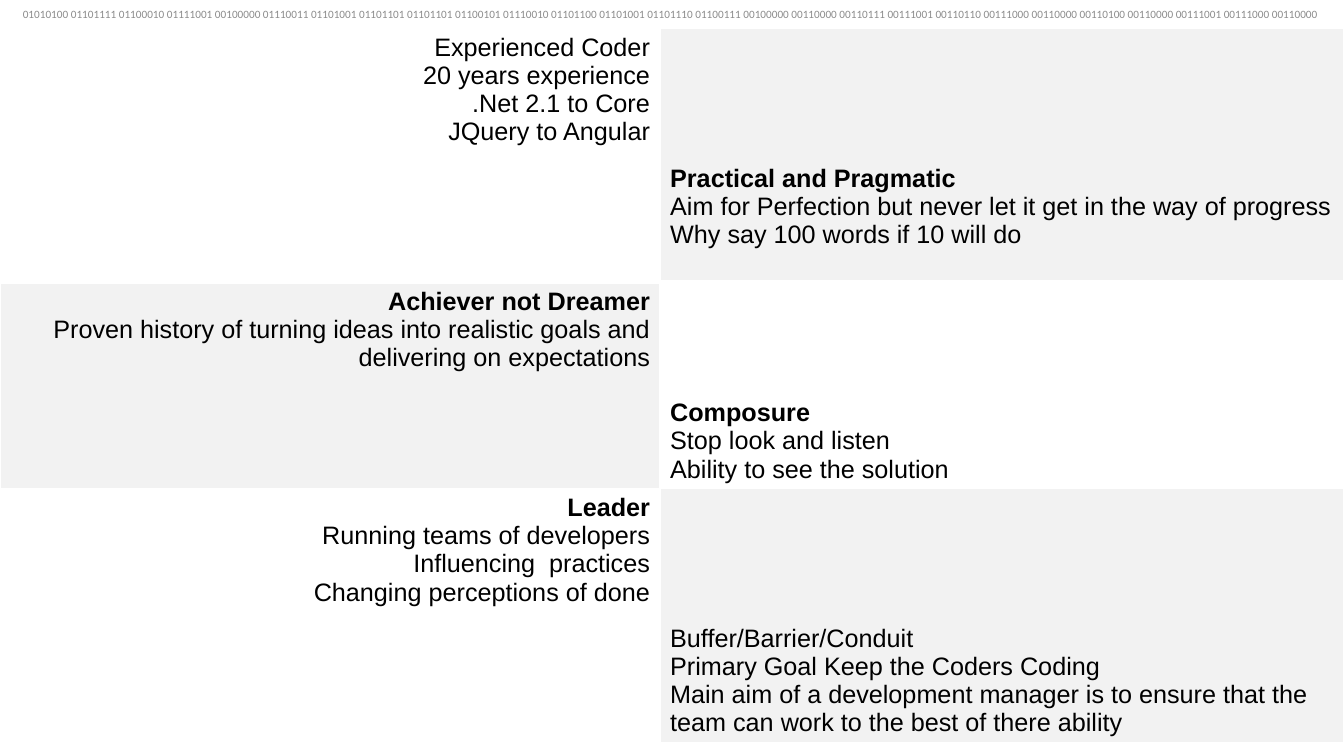
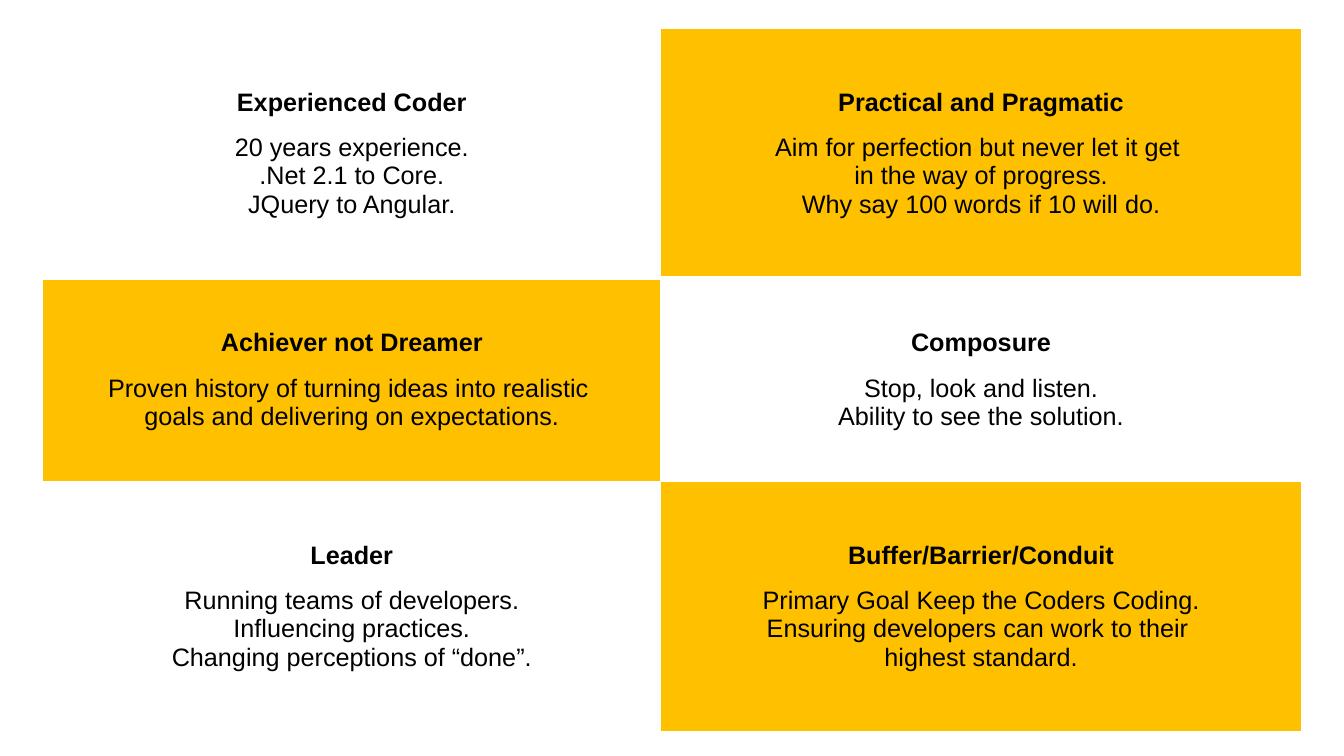
Before and after one commit to tsimmerling/GlassWallApplication, a slide deck: slide 2 of Toby Simmerling.pptx. Drawn at 1344x756 pixels with LibreOffice and Linux fonts; fonts in the diff are those of the drawing. Boxes give left, top, right and bottom in pixels: in the first picture for what was removed or moved away, otherwise in the second. Text is boxed around its words. In the diff, an @@ line names an element or a change of style, - is before the commit and + after.

Commit message:
Completed Presentation

```diff
--- a/Toby Simmerling.pptx
+++ b/Toby Simmerling.pptx
@@ text removed at (x1=23, y1=11, x2=1317, y2=18) @@
-01010100 01101111 01100010 01111001 00100000 01110011 01101001 01101101 01101101 01100101 01110010 01101100 01101001 01101110 01100111 00100000 00110000 00110111 00111001 00110110 00111000 00110000 00110100 00110000 00111001 00111000 00110000
@@ table at (x1=42, y1=28, x2=1301, y2=732) @@
-row 1, column 1: Experienced Coder / 20 years experience / .Net 2.1 to Core / JQuery to Angular
+row 1, column 1: Experienced Coder / 20 years experience. / .Net 2.1 to Core. / JQuery to Angular.
-row 1, column 2: Practical and Pragmatic / Aim for Perfection but never let it get in the way of progress / Why say 100 words if 10 will do
+row 1, column 2: Practical and Pragmatic / Aim for perfection but never let it get / in the way of progress. / Why say 100 words if 10 will do.
-row 2, column 1: Achiever not Dreamer / Proven history of turning ideas into realistic goals and delivering on expectations
+row 2, column 1: Achiever not Dreamer / Proven history of turning ideas into realistic / goals and delivering on expectations.
-row 2, column 2: Composure / Stop look and listen / Ability to see the solution
+row 2, column 2: Composure / Stop, look and listen. / Ability to see the solution.
-row 3, column 1: Leader / Running teams of developers / Influencing practices / Changing perceptions of done
+row 3, column 1: Leader / Running teams of developers. / Influencing practices. / Changing perceptions of “done”.
-row 3, column 2: Buffer/Barrier/Conduit / Primary Goal Keep the Coders Coding / Main aim of a development manager is to ensure that the team can work to the best of there ability
+row 3, column 2: Buffer/Barrier/Conduit / Primary Goal Keep the Coders Coding. / Ensuring developers can work to their / highest standard.
@@ fill #F2F2F2 to #FFC000 in 3 cells @@
@@ table resized from (x1=0, y1=28, x2=1344, y2=742) to (x1=42, y1=28, x2=1301, y2=732) @@
```
Also in this commit, not shown: 6 other slides changed, 2 slides removed, 2 other files.
